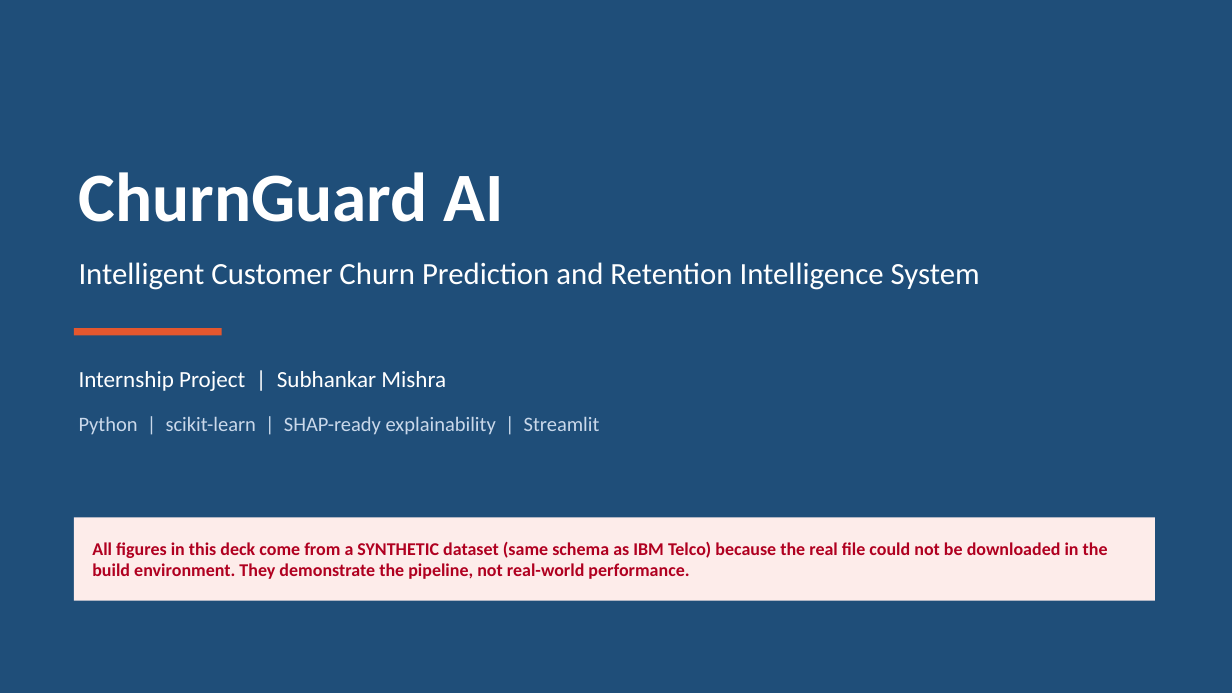
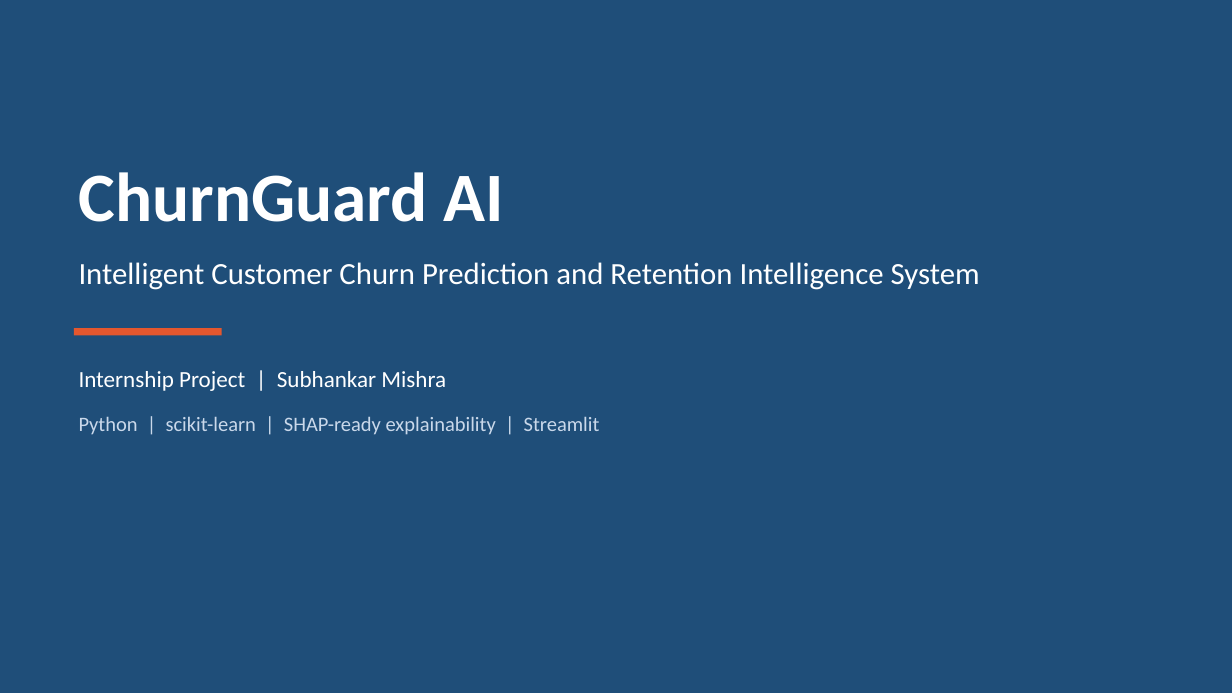
Before and after one commit to SubhankarMishra5/churn-guard-ai, a slide deck: slide 1 of reports/ChurnGuard_AI_Presentation.pptx. Drawn at 1232x693 pixels with LibreOffice and Linux fonts; fonts in the diff are those of the drawing. Boxes give left, top, right and bottom in pixels: in the first picture for what was removed or moved away, otherwise in the second. Text is boxed around its words. In the diff, an @@ line names an element or a change of style, - is before the commit and + after.

Commit message:
Results on real IBM Telco dataset

```diff
--- a/reports/ChurnGuard_AI_Presentation.pptx
+++ b/reports/ChurnGuard_AI_Presentation.pptx
@@ rectangle removed at box(74, 518, 1155, 601) @@
@@ text removed at box(92, 542, 1108, 579) @@
-All figures in this deck come from a SYNTHETIC dataset (same schema as IBM Telco) because the real file could not be downloaded in the build environment. They demonstrate the pipeline, not real-world performance.
```
Also in this commit, not shown: 9 other slides changed, 21 other files.
